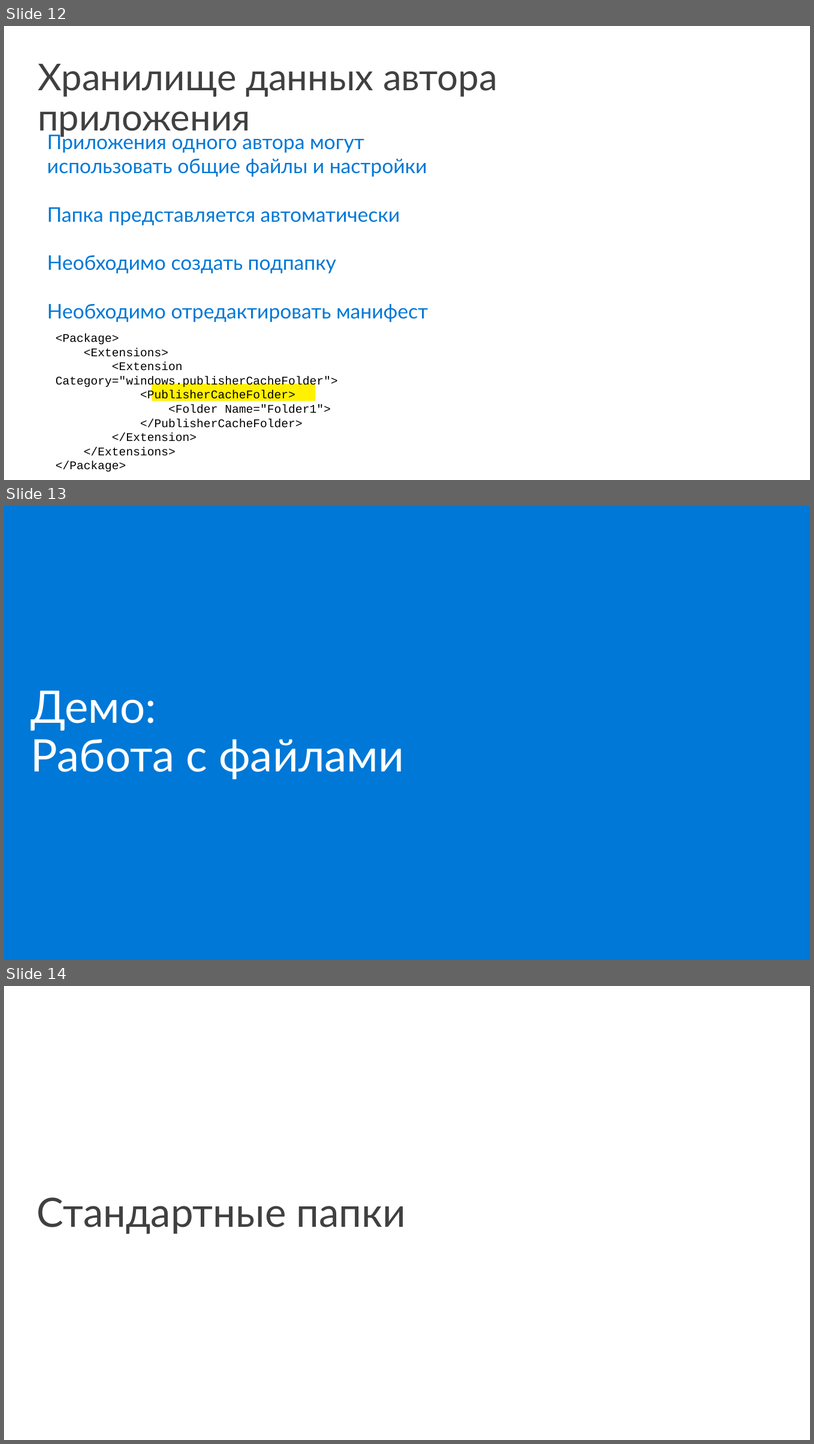
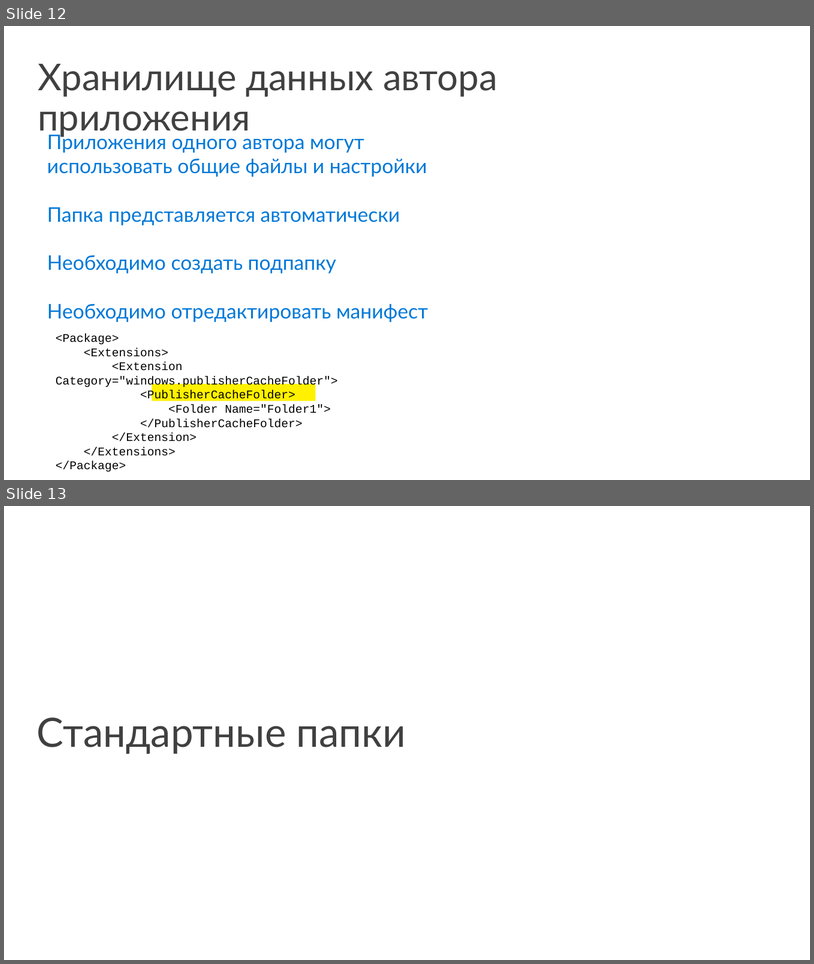
Before and after one commit to evangelism/Win10UWPCourse, a slide deck: 06. Data Storage/Mod 9. File Management and storage (RUS).pptx. Shown one above the other, each under a label of ours: slides 12, 13 and 14 before the commit, slides 12 and 13 after it. The pictures are 814x1444 and 814x964 pixels, drawn with LibreOffice and Linux fonts; fonts in the diff are those of the drawing. Boxes give left, top, right and bottom in pixels: in the first picture for what was removed or moved away, otherwise in the second. Text is boxed around its words. In the diff, an @@ line names an element or a change of style, - is before the commit and + after.

```diff
--- a/06. Data Storage/Mod 9. File Management and storage (RUS).pptx
+++ b/06. Data Storage/Mod 9. File Management and storage (RUS).pptx
@@ slide 13 removed at (4,506,810,960), background #0078D7 @@
@@ title removed at (31,690,404,779) @@
-Демо:
-Работа с файлами
@@ what was slide 14 is now slide 13 @@
```
Also in this commit, not shown: 1 slide added, 1 other slide removed, 43 other files.
